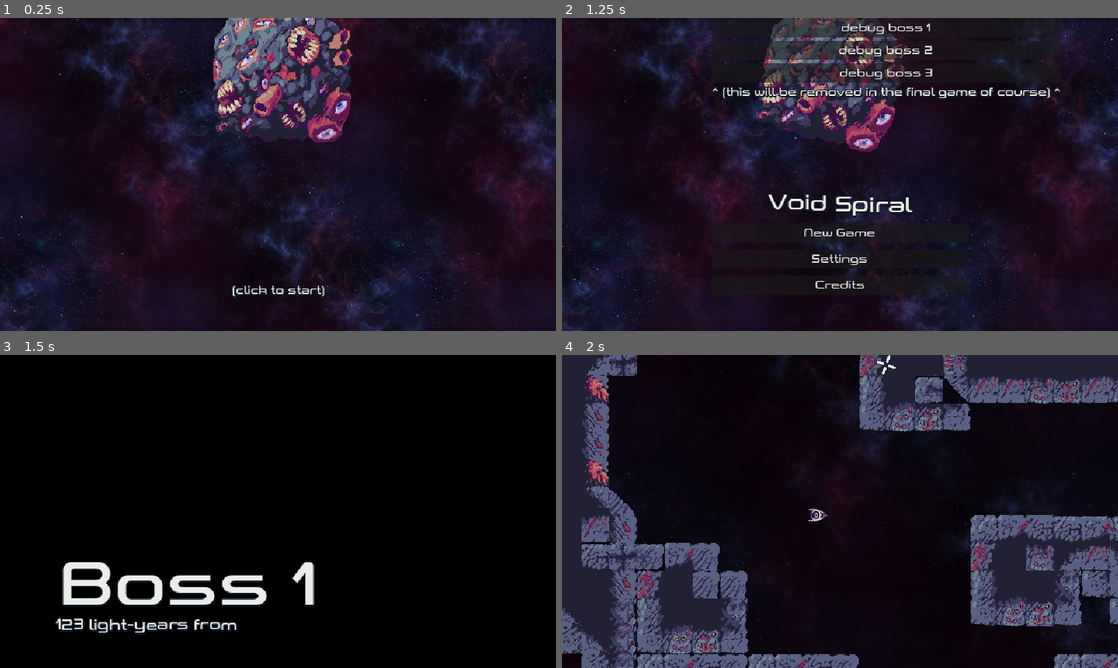
Above: before the commit, frames 1-4 (two rows, left to right).
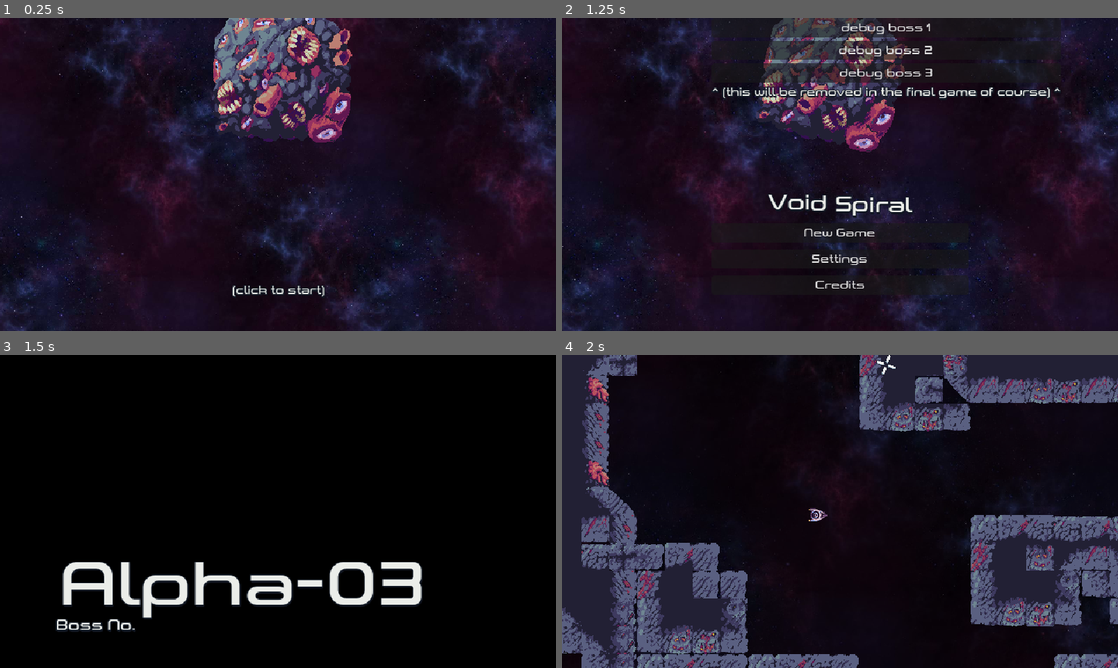
Above: after the commit, the same moments.

Repository: Yoshiip/boss-rush-jam-2024
Game: Godot game, scene res://levels/menu/menu.tscn
Same seed, same stepped clock (60 frames per second), same inputs: the game is played once before the commit and once after it.
Inputs (mouse positions are in pixels of both pictures, inside the frame that each line leads up to):
- Up to frame 1 (0.25 s): no input
- Up to frame 2 (1.25 s): tap Enter at 0.5 s; move the mouse to (962, 158) at 0.52 s; press the mouse at (962, 158) at 0.53 s; hold D (move_right) from 0.53 s (still down)
- Up to frame 3 (1.5 s): release D (move_right) at 1.25 s; release the mouse at (400, 495) at 1.25 s; click "debug boss 1" at 1.25 s
- Up to frame 4 (2 s): no input

Frames 1-2 are identical in both runs. In frame 3, 5.4% of the frame differs, in the area x 9-76%, y 66-90%; in frame 4, nothing differs.

Commit message:
changed boss names + added missing sprites

Diff:
--- a/assets/game_manager.gd
+++ b/assets/game_manager.gd
@@ -102,8 +102,8 @@
 		2:
 			get_tree().change_scene_to_file("res://levels/fights/first/first_fight.tscn")
 		3:
+			get_tree().change_scene_to_file("res://levels/fights/void/void_fight.tscn")
+		4:
 			get_tree().change_scene_to_file("res://levels/fights/steampunk/steampunk_fight.tscn")
-		4:
-			get_tree().change_scene_to_file("res://levels/fights/void/void_fight.tscn")
 		_:
 			get_tree().change_scene_to_file("res://levels/victory/victory.tscn")
--- a/assets/spaceship/spaceship.gd
+++ b/assets/spaceship/spaceship.gd
@@ -26,7 +26,7 @@
 # Only allow inputs if is empty
 var allow_inputs: Array[String] = []
 
-const FIRE_RATES := [0.6,0.5, 0.4, 0.3, 0.2, 0.1]
+const FIRE_RATES := [0.6, 0.5, 0.42, 0.36, 0.3, 0.25]
 @onready var fire_rate: float = FIRE_RATES[GameManager.save_data.fire_rate]
 
 var bullet_speed = GameManager.get_bullet_speed()
--- a/entities/bomber/bomber.gd
+++ b/entities/bomber/bomber.gd
@@ -17,6 +17,7 @@
 const EXPLOSION = preload("res://entities/explosion/explosion.tscn")
 func _physics_process(delta: float) -> void:
 	if is_instance_valid(player):
+		look_at(player.global_position)
 		velocity = velocity.lerp((player.position - position).normalized() * speed, 5.0 * delta)
 		move_and_slide()
 
--- a/entities/bomber/bomber.tscn
+++ b/entities/bomber/bomber.tscn
@@ -1,9 +1,10 @@
-[gd_scene load_steps=9 format=3 uid="uid://cy71ee6yb0t0w"]
+[gd_scene load_steps=10 format=3 uid="uid://cy71ee6yb0t0w"]
 
 [ext_resource type="Texture2D" uid="uid://crdkb1citka0y" path="res://icon.svg" id="1_hb1wa"]
 [ext_resource type="Script" path="res://entities/bomber/bomber.gd" id="1_khg4o"]
 [ext_resource type="Texture2D" uid="uid://bkycxfbhhb517" path="res://entities/warning.png" id="3_3wd7o"]
 [ext_resource type="Shader" path="res://assets/spaceship/whitening.gdshader" id="3_s7alk"]
+[ext_resource type="Texture2D" uid="uid://brragp7cjro5n" path="res://entities/bomber/bomber.png" id="4_2l0a4"]
 [ext_resource type="Texture2D" uid="uid://fdghs4xd54o4" path="res://assets/utils/circle_256_16.png" id="5_dbcl3"]
 [ext_resource type="AudioStream" uid="uid://03eaf8f8e41o" path="res://audios/effects/death.wav" id="6_65gxg"]
 
@@ -21,8 +22,9 @@
 
 [node name="Sprite" type="Sprite2D" parent="."]
 material = SubResource("ShaderMaterial_qa6qw")
+rotation = 2.35619
 scale = Vector2(0.4, 0.4)
-texture = ExtResource("1_hb1wa")
+texture = ExtResource("4_2l0a4")
 
 [node name="CollisionShape" type="CollisionShape2D" parent="."]
 shape = SubResource("RectangleShape2D_kdwmb")
--- a/entities/eyes/laser_eye/laser_eye.tscn
+++ b/entities/eyes/laser_eye/laser_eye.tscn
@@ -1,18 +1,18 @@
 [gd_scene load_steps=8 format=3 uid="uid://lfxo8kfr2a6a"]
 
 [ext_resource type="Script" path="res://entities/eyes/laser_eye/laser_eye.gd" id="1_p55p2"]
+[ext_resource type="Texture2D" uid="uid://blgpgqhyq8fe" path="res://entities/laser/laser_eye.png" id="3_k2p5q"]
 [ext_resource type="Shader" path="res://assets/spaceship/whitening.gdshader" id="3_t4eq0"]
-[ext_resource type="Texture2D" uid="uid://cr014glk1f4dj" path="res://entities/eyes/default/eye_default.png" id="4_7koqc"]
 [ext_resource type="AudioStream" uid="uid://03eaf8f8e41o" path="res://audios/effects/death.wav" id="5_8x5kq"]
 [ext_resource type="PackedScene" uid="uid://d0d5c6hxwfual" path="res://entities/laser/laser.tscn" id="5_fystm"]
 
 [sub_resource type="ShaderMaterial" id="ShaderMaterial_f7q5k"]
 shader = ExtResource("3_t4eq0")
-shader_parameter/modulate = Color(0, 1, 1, 1)
+shader_parameter/modulate = Color(1, 1, 1, 1)
 shader_parameter/whitening = 0.0
 
 [sub_resource type="CircleShape2D" id="CircleShape2D_ufsgx"]
-radius = 32.0
+radius = 48.0
 
 [node name="LaserEye" type="Area2D" groups=["enemy"]]
 script = ExtResource("1_p55p2")
@@ -20,10 +20,12 @@
 
 [node name="Sprite" type="Sprite2D" parent="."]
 material = SubResource("ShaderMaterial_f7q5k")
-texture = ExtResource("4_7koqc")
+texture = ExtResource("3_k2p5q")
 offset = Vector2(4, 0)
+flip_h = true
 
 [node name="CollisionShape" type="CollisionShape2D" parent="."]
+position = Vector2(7, 0)
 shape = SubResource("CircleShape2D_ufsgx")
 
 [node name="Death" type="AudioStreamPlayer2D" parent="."]
@@ -31,5 +33,5 @@
 bus = &"Effects"
 
 [node name="Laser" parent="." instance=ExtResource("5_fystm")]
-position = Vector2(32, 0)
+position = Vector2(19, -3)
 max_thickness = 16.0
--- a/levels/fights/fight_root.gd
+++ b/levels/fights/fight_root.gd
@@ -63,6 +63,7 @@
 	canvas.get_node("Container/PlayerHealth/ProgressBar").value = spaceship.max_health
 	canvas.get_node("Container/PlayerHealth/Text/Value").text = str(spaceship.health, "/", spaceship.max_health)
 	canvas.get_node("Container/Transition/Title").text = boss.name
+	canvas.get_node("Container/Transition/Subtitle").text = str("Boss No. ", GameManager.save_data.level + 1)
 	crossfade = Crossfade.new()
 	crossfade.a_stream = boss.music
 	crossfade.process_mode = Node.PROCESS_MODE_ALWAYS
--- a/levels/fights/void/void_fight.tscn
+++ b/levels/fights/void/void_fight.tscn
@@ -8,6 +8,7 @@
 [ext_resource type="TileSet" uid="uid://cxnslw8n81qkk" path="res://assets/tiles/Basic_tile_set.tres" id="6_f5h48"]
 [ext_resource type="PackedScene" uid="uid://brl7hqa4uojyj" path="res://entities/Damaging Parts/spike_ball.tscn" id="7_qhje5"]
 [ext_resource type="PackedScene" uid="uid://cfbwxs86sb8p1" path="res://entities/eyes/default/default_eye.tscn" id="8_me18f"]
+[ext_resource type="PackedScene" uid="uid://dmom0ye3d0dpl" path="res://entities/laser_cannon/laser_cannon.tscn" id="9_3ngdo"]
 
 [node name="VoidFight" type="Node2D"]
 script = ExtResource("1_s63xu")
@@ -89,6 +90,26 @@
 [node name="DefaultEye8" parent="Planet" instance=ExtResource("8_me18f")]
 position = Vector2(893, 1235)
 
+[node name="LaserCannon" parent="Planet" instance=ExtResource("9_3ngdo")]
+position = Vector2(-72, 383)
+rotation = -0.817214
+
+[node name="LaserCannon2" parent="Planet" instance=ExtResource("9_3ngdo")]
+position = Vector2(74, 1267)
+rotation = -0.434013
+
+[node name="LaserCannon3" parent="Planet" instance=ExtResource("9_3ngdo")]
+position = Vector2(-1089, -1203)
+rotation = -0.140316
+
+[node name="LaserCannon4" parent="Planet" instance=ExtResource("9_3ngdo")]
+position = Vector2(1479, 7.00002)
+rotation = -0.140316
+
+[node name="LaserCannon5" parent="Planet" instance=ExtResource("9_3ngdo")]
+position = Vector2(1344, 445)
+rotation = -3.09805
+
 [node name="BossPositions" type="Node2D" parent="."]
 
 [node name="Marker2D" type="Marker2D" parent="BossPositions"]
--- a/levels/menu/ui_button.gd
+++ b/levels/menu/ui_button.gd
@@ -27,5 +27,5 @@
 		hover_sound.play()
 
 func _on_pressed() -> void:
-	if is_instance_valid(click_sound):
+	if is_instance_valid(click_sound) && click_sound.is_inside_tree():
 		click_sound.play()
--- a/resources/bosses/final_boss.tres
+++ b/resources/bosses/final_boss.tres
@@ -8,13 +8,13 @@
 
 [resource]
 script = ExtResource("4_ol82t")
-name = "Headquarters"
-max_health = 200
+name = "Epsilon-04"
+max_health = 175
 sprite = ExtResource("5_yniow")
 background = ExtResource("1_ip45c")
 music = ExtResource("2_wsku2")
 pause_music = ExtResource("3_7dgit")
-music_db = -4.0
+music_db = -8.0
 contact_damage = 1
 phases = Array[float]([0.9, 0.8, 0.6, 0.4, 0.2])
 eye_num = Array[float]([2.0, 2.0, 2.0, 2.0, 2.0, 2.0])
--- a/resources/bosses/first_boss.tres
+++ b/resources/bosses/first_boss.tres
@@ -8,7 +8,7 @@
 
 [resource]
 script = ExtResource("1_p7w0e")
-name = "Boss 1"
+name = "Alpha-03"
 max_health = 100
 sprite = ExtResource("5_a26uy")
 background = ExtResource("1_kflao")
--- a/resources/bosses/steampunk.tres
+++ b/resources/bosses/steampunk.tres
@@ -8,8 +8,8 @@
 
 [resource]
 script = ExtResource("1_xsb5d")
-name = "Steampunk"
-max_health = 150
+name = "Theta-05"
+max_health = 250
 sprite = ExtResource("2_3gg2j")
 background = ExtResource("1_x8d7g")
 music = ExtResource("2_ibg20")
--- a/resources/bosses/tutorial_enemy.tres
+++ b/resources/bosses/tutorial_enemy.tres
@@ -8,13 +8,13 @@
 
 [resource]
 script = ExtResource("1_acu21")
-name = "Tutorial"
+name = "Tau-01"
 max_health = 100
 sprite = ExtResource("5_ewf6n")
 background = ExtResource("1_buqmp")
 music = ExtResource("2_r5o0e")
 pause_music = ExtResource("3_ijuo1")
-music_db = -8.0
+music_db = -12.0
 contact_damage = 1
 phases = Array[float]([0.7, 0.5, 0.3])
 eye_num = Array[float]([2.0, 2.0, 2.0, 2.0, 2.0, 2.0])
--- a/resources/bosses/tutorial_enemy_2.tres
+++ b/resources/bosses/tutorial_enemy_2.tres
@@ -4,13 +4,13 @@
 [ext_resource type="Script" path="res://boss_phase_info.gd" id="1_vu4mk"]
 [ext_resource type="AudioStream" uid="uid://cvhci6y4vla8c" path="res://audios/musics/asteroids_ahead/asteroids_ahead.mp3" id="2_770xk"]
 [ext_resource type="AudioStream" uid="uid://ew4k3mldlae" path="res://audios/musics/asteroids_ahead/asteroids_ahead_pause.mp3" id="3_3cax4"]
-[ext_resource type="Texture2D" uid="uid://bk3wvmw8jvk7m" path="res://entities/core/Rocky core.png" id="5_s1dr3"]
+[ext_resource type="Texture2D" uid="uid://doirwymy84qij" path="res://entities/core/core.png" id="5_nqink"]
 
 [resource]
 script = ExtResource("1_vu4mk")
-name = "Tutorial 2"
+name = "Beta-02"
 max_health = 80
-sprite = ExtResource("5_s1dr3")
+sprite = ExtResource("5_nqink")
 background = ExtResource("1_sg1hd")
 music = ExtResource("2_770xk")
 pause_music = ExtResource("3_3cax4")
--- a/ui/dialogue/dialogue.gd
+++ b/ui/dialogue/dialogue.gd
@@ -12,8 +12,6 @@
 var other_texture: CompressedTexture2D
 
 var progress := 0
-
-var skip_progress := 0.0
 const PLAYER_PORTRAIT = preload("res://ui/dialogue/portraits/player.jpg")
 
 func set_other(new_other_name: String, texture: CompressedTexture2D) -> void:
@@ -67,7 +65,7 @@
 	$Gradient/Portrait.texture = other_texture if from_other else PLAYER_PORTRAIT
 	$Gradient/Name.text = other_name if from_other else "You"
 	$Gradient/Content.text = text.lstrip("o:")
-	spawning_text = false
+	spawning_text = true
 
 	progress += 1
 
@@ -82,18 +80,11 @@
 
 func _process(delta: float) -> void:
 	if locked: return
-	if Input.is_action_pressed("fire"):
-		skip_progress += delta * 0.5
-	else:
-		skip_progress -= delta * 0.75
-	$Skip/ProgressBar.value = skip_progress
-	if skip_progress >= 1.0:
-		_close_dialogue()
 	i += delta
 
 	if Input.is_action_just_pressed("fire"):
 		if spawning_text:
-			visible_characters = $Gradient/Content.visible_characters
+			visible_characters = $Gradient/Content.text.length()
 			spawning_text = false
 		else:
 			_next_text()
--- a/ui/dialogue/dialogue.tscn
+++ b/ui/dialogue/dialogue.tscn
@@ -1,9 +1,8 @@
-[gd_scene load_steps=11 format=3 uid="uid://cg6t65il15mfq"]
+[gd_scene load_steps=10 format=3 uid="uid://cg6t65il15mfq"]
 
 [ext_resource type="Theme" uid="uid://dk1lq0oeybxad" path="res://ui/theme.tres" id="1_28rdg"]
 [ext_resource type="Script" path="res://ui/dialogue/dialogue.gd" id="2_0b2e0"]
 [ext_resource type="Texture2D" uid="uid://dp81vx88ryrd7" path="res://assets/utils/dialogue_next.png" id="3_wua8h"]
-[ext_resource type="Texture2D" uid="uid://b7ca404jr4ql0" path="res://assets/utils/circular_progress_bar.png" id="4_dkd36"]
 [ext_resource type="Texture2D" uid="uid://dyrprgmv2ahol" path="res://ui/dialogue/portraits/player.jpg" id="4_iw4j1"]
 [ext_resource type="AudioStream" uid="uid://durebple0m4xj" path="res://audios/effects/dialogue_next.wav" id="6_gij1u"]
 
@@ -91,8 +90,7 @@
 anchor_top = 1.0
 anchor_right = 1.0
 anchor_bottom = 1.0
-offset_top = 8.0
-offset_bottom = 128.0
+offset_top = -120.0
 grow_horizontal = 2
 grow_vertical = 0
 theme_override_styles/panel = SubResource("StyleBoxFlat_8f7mt")
@@ -155,36 +153,6 @@
 "": SubResource("AnimationLibrary_jewyn")
 }
 
-[node name="Skip" type="HBoxContainer" parent="."]
-visible = false
-layout_mode = 1
-anchors_preset = 1
-anchor_left = 1.0
-anchor_right = 1.0
-offset_left = -94.0
-offset_top = 16.0
-offset_right = -16.0
-offset_bottom = 56.0
-grow_horizontal = 0
-
-[node name="ProgressBar" type="TextureProgressBar" parent="Skip"]
-custom_minimum_size = Vector2(32, 32)
-layout_mode = 2
-size_flags_horizontal = 4
-size_flags_vertical = 4
-max_value = 1.0
-step = 0.01
-fill_mode = 4
-nine_patch_stretch = true
-texture_under = ExtResource("4_dkd36")
-texture_progress = ExtResource("4_dkd36")
-tint_under = Color(0, 0, 0, 1)
-
-[node name="Button" type="Button" parent="Skip"]
-layout_mode = 2
-size_flags_vertical = 4
-text = "skip"
-
 [node name="DialogueNext" type="AudioStreamPlayer" parent="."]
 stream = ExtResource("6_gij1u")
 bus = &"Effects"
--- a/ui/dialogue/game_dialogues.gd
+++ b/ui/dialogue/game_dialogues.gd
@@ -14,8 +14,8 @@
 # #: event
 static var INTRO_DIALOGUE: Array[String] = [
 	"Sigh... I shouldn’t have gambled after drinking last night, I lost everything...",
-	"How am I supposed to pay 923 701 in a week?",
-	"o:Ring ring..",
+	"How am I supposed to pay $923,701 in a week?",
+	"o:Ring ring...",
 	"Who is this? How did you access my communications system?",
 	"o: Congratulations, Mr. Vander. You’ve been selected for an exclusive employment opportunity with CosmiCapital Corporation. You start today.",
 	"What? I didn’t apply for anything.",
--- a/ui/game_canvas.tscn
+++ b/ui/game_canvas.tscn
@@ -410,7 +410,6 @@
 grow_vertical = 0
 theme_override_font_sizes/normal_font_size = 16
 bbcode_enabled = true
-text = "[shake]123 light-years from Earth[/shake]"
 scroll_active = false
 
 [node name="Sound" type="AudioStreamPlayer" parent="Container/Transition"]
Binary file added: entities/bomber/bomber.png
Not shown, added: entities/bomber/bomber.png.import
Binary file added: entities/laser/laser_eye.png
Not shown, added: entities/laser/laser_eye.png.import
Not shown: 1 places in levels/fights/void/void_fight.tscn that only renumber resources
